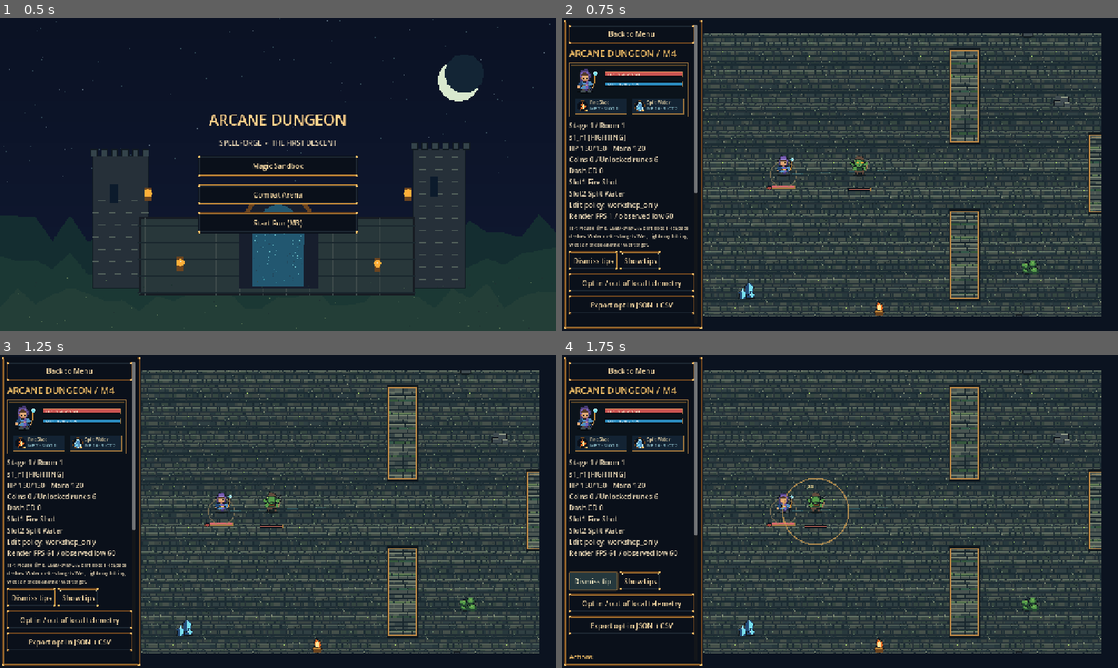
Above: before the commit, frames 1-4 (two rows, left to right).
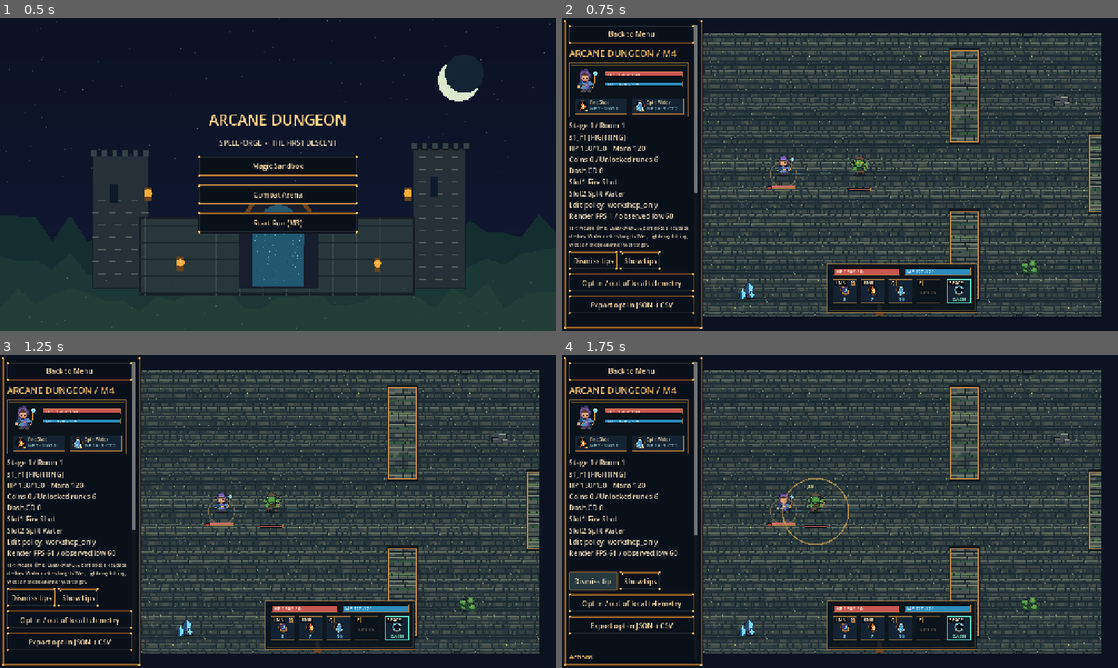
Above: after the commit, the same moments.

Repository: franklinjr12/ArcaneDungeon
Game: Godot game, scene res://scenes/main.tscn
The game is run twice, just before and just after one commit, with the same random seed, the same clock (stepped at 60 frames per second) and the same inputs.
Inputs:
- Up to frame 1 (0.5 s): no input
- Up to frame 2 (0.75 s): click "Start Run (M3)" at 0.5 s
- Up to frame 3 (1.25 s): no input
- Up to frame 4 (1.75 s): click "Dismiss tips" at 1.25 s

Frame 1 is identical in both runs. In frame 2, 3.5% of the frame differs, in the area x 47-75%, y 78-95%; in frame 3, 3.5%; in frame 4, 3.5%.

Commit message:
AD-014: 4-slot HUD bar (keycaps, lock, empty, cooldown sweep, mana cost, low-mana) + dash marker + HP/mana bars
Render-only; hosted in combat canvas for arena and run scenes. Pure slot_view/dash_view queries covered by combat_ui_smoke.

Co-Authored-By: Claude Sonnet 5.5 <noreply@anthropic.com>

Diff:
--- a/tests/combat_ui_smoke.gd
+++ b/tests/combat_ui_smoke.gd
@@ -28,9 +28,22 @@
 	verify(arena.canvas != null,"arena canvas and camera created")
 	verify(arena.session.alive_enemies() == 1,"single pursuer scenario ready")
 	verify(arena.hud.text.contains("HP") and arena.hud.text.contains("SLOT 1"),"HP mana cooldown and slots visible")
+	_check_slot_hud(arena.canvas.slot_hud,"arena")
 	arena._click(Vector2(385,450),MOUSE_BUTTON_LEFT)
 	arena._physics_process(1.0/60.0)
 	verify(arena.session.player.casts == 1,"left click executes compiled spell")
+	var hud = arena.canvas.slot_hud
+	var bolt: Dictionary = hud.slot_view(0)
+	verify(bolt["cooldown_left"] > 0 and bolt["state"] == "cooldown" and bolt["cooldown_fraction"] > 0.0,
+		"slot 1 cooldown sweep after cast")
+	arena.session.sim.mana = 0.0
+	verify(hud.slot_view(1)["state"] == "no_mana" and not hud.slot_view(1)["affordable"],"not enough mana state on slot 2")
+	verify(hud.slot_view(3)["state"] == "empty" and hud.slot_view(3)["affordable"],"empty slot ignores mana")
+	arena.session.player.dash_cooldown = 10
+	verify(not hud.dash_view()["ready"] and hud.dash_view()["cooldown_fraction"] > 0.0,"dash marker shows cooldown")
+	arena.canvas.queue_redraw()
+	hud.queue_redraw()
+	await process_frame
 	arena._command("debug")
 	verify(arena.canvas.show_debug,"debug overlays toggle")
 	arena._command("flash")
@@ -56,4 +69,27 @@
 	arena._command("retry")
 	verify(arena.session.state == "playing" and arena.session.sim.clock.tick == 0,"retry recreates clean arena")
 	verify(arena.session.sim.queue.active_effect_count() == 0,"retry removes active spells")
+	_check_slot_hud(arena.canvas.slot_hud,"arena after retry")
+	arena.queue_free()
+	await process_frame
+	var run = load("res://scenes/run.tscn").instantiate()
+	root.add_child(run)
+	current_scene = run
+	await process_frame
+	verify(run.arena_canvas != null and run.arena_canvas.slot_hud != null,"run scene canvas hosts slot HUD")
+	if run.arena_canvas != null and run.arena_canvas.slot_hud != null:
+		_check_slot_hud(run.arena_canvas.slot_hud,"run")
 	quit(1 if failed > 0 else 0)
+
+func _check_slot_hud(hud, where: String) -> void:
+	verify(hud.canvas != null and hud.slot_count() == 4,where+": 4 slot widgets")
+	var labels: Array = []
+	for i in hud.slot_count():
+		labels.append(hud.slot_view(i)["key_label"])
+	verify(labels == ["LMB","RMB","Q","E"],where+": keycap labels LMB RMB Q E")
+	verify(hud.slot_view(0)["locked"] and not hud.slot_view(0)["empty"] and hud.slot_view(0)["mana_cost"] > 0,
+		where+": slot 1 locked basic bolt with mana cost")
+	verify(not hud.slot_view(1)["locked"] and hud.slot_view(1)["mana_cost"] > 0,where+": slot 2 unlocked with mana cost")
+	verify(hud.slot_view(3)["empty"] and hud.slot_view(3)["state"] == "empty",where+": slot 4 visibly empty")
+	verify(hud.slot_view(4).is_empty(),where+": no widget beyond slot 4")
+	verify(hud.dash_view().has("ready") and hud.dash_view()["ready"],where+": dash marker ready")
--- a/ui/combat_canvas.gd
+++ b/ui/combat_canvas.gd
@@ -2,6 +2,7 @@
 ## Render-only reference-guided sprites. M2 and M3 collision/state remain authoritative.
 signal world_click(at: Vector2, button: int)
 const Art = preload("res://ui/pixel_art_renderer.gd")
+const SlotHUD = preload("res://ui/pixel_hud.gd")
 var session
 var hover := Vector2(440,440)
 var show_debug := false
@@ -9,8 +10,13 @@
 var environment_id := 0
 var last_player_at := Vector2.ZERO
 var last_enemy_at: Dictionary = {}
+var slot_hud
 
 func _ready() -> void:
+	slot_hud = SlotHUD.new()
+	slot_hud.name = "SlotHUD"
+	slot_hud.canvas = self
+	add_child(slot_hud)
 	mouse_filter = Control.MOUSE_FILTER_STOP
 	clip_contents = true
 	texture_filter = CanvasItem.TEXTURE_FILTER_NEAREST
@@ -38,6 +44,8 @@
 		accept_event()
 
 func _draw() -> void:
+	if slot_hud != null:
+		slot_hud.queue_redraw()
 	var arena := Rect2(Vector2.ZERO,Vector2(1320,900))
 	var offset := Vector2.ZERO
 	var tick := 0
--- a/ui/pixel_hud.gd
+++ b/ui/pixel_hud.gd
@@ -1,15 +1,80 @@
 extends Control
-## Reference-inspired HUD portrait, HP/mana bars and 2 legal spell slots.
+## Reference-inspired HUD. Sidebar mode (canvas == null): portrait, HP/mana bars and 2 slots from the run formulas.
+## In-canvas mode (canvas set, AD-014): HP/mana bars, 4 loadout slots with keycaps and a dash marker, render-only.
 const Art = preload("res://ui/pixel_art_renderer.gd")
 const MAGE = preload("res://assets/pixel/mage_sheet.png")
+const KEY_LABELS := ["LMB","RMB","Q","E"] # mirrors the cast_slot_1..4 input map (ui/input_actions.gd)
+const DASH_KEY := "SPACE" # mirrors the dash input action
+const TICKS_PER_SECOND := 60.0
+const SLOT_SIZE := 54.0
+const SLOT_GAP := 10.0
+const PANEL_PAD := 14.0
+const DASH_GAP := 16.0
+const PANEL_HEIGHT := 112.0
 var flow
+var session
+var canvas
 
 func _ready() -> void:
-	custom_minimum_size = Vector2(277,124)
+	if canvas != null:
+		set_anchors_and_offsets_preset(Control.PRESET_FULL_RECT)
+	else:
+		custom_minimum_size = Vector2(277,124)
 	mouse_filter = Control.MOUSE_FILTER_IGNORE
 	texture_filter = CanvasItem.TEXTURE_FILTER_NEAREST
 
+func _session():
+	if canvas != null:
+		return canvas.session
+	if session != null:
+		return session
+	if flow != null:
+		return flow.session
+	return null
+
+func slot_count() -> int:
+	var live = _session()
+	return live.sim.loadout.SLOT_COUNT if live != null else 4
+
+func slot_view(i: int) -> Dictionary:
+	var live = _session()
+	if live == null or i < 0 or i >= slot_count():
+		return {}
+	var loadout = live.sim.loadout
+	var preview: Dictionary = loadout.preview(i)
+	var empty: bool = preview.is_empty()
+	var formula: Dictionary = loadout.slots[i]["formula"]
+	var cost: int = 0 if empty else int(preview["mana"])
+	var cooldown_left: int = 0 if empty else int(loadout.slots[i]["cooldown"])
+	var cooldown_max: int = 0 if empty else int(preview["cooldown"])
+	var affordable: bool = empty or live.sim.mana >= float(cost)
+	var state := "ready"
+	if empty:
+		state = "empty"
+	elif cooldown_left > 0:
+		state = "cooldown"
+	elif not affordable:
+		state = "no_mana"
+	return {"key_label":KEY_LABELS[i] if i < KEY_LABELS.size() else "","locked":loadout.is_locked(i),"empty":empty,
+		"name":"" if empty else str(formula.get("display_name","")),
+		"element":"" if empty else str(formula.get("root",{}).get("essence_id","")).trim_prefix("essence."),
+		"mana_cost":cost,"cooldown_left":cooldown_left,
+		"cooldown_fraction":clampf(float(cooldown_left)/float(cooldown_max),0.0,1.0) if cooldown_max > 0 else 0.0,
+		"affordable":affordable,"state":state}
+
+func dash_view() -> Dictionary:
+	var live = _session()
+	if live == null:
+		return {"ready":true,"cooldown_left":0,"cooldown_fraction":0.0}
+	var left: int = int(live.player.dash_cooldown)
+	var maximum: int = int(live.player.tuning["dash_cooldown_ticks"])
+	return {"ready":left == 0,"cooldown_left":left,
+		"cooldown_fraction":clampf(float(left)/float(maximum),0.0,1.0) if maximum > 0 else 0.0}
+
 func _draw() -> void:
+	if canvas != null:
+		_draw_combat_panel()
+		return
 	draw_rect(Rect2(0,0,275,123),Color("#0b131b"))
 	draw_rect(Rect2(0,0,275,123),Color("#b08042"),false,2)
 	draw_rect(Rect2(5,5,265,113),Color("#564226"),false,1)
@@ -48,3 +113,93 @@
 
 func _text(where: Vector2,content: String,color: Color,font_size: int) -> void:
 	draw_string(ThemeDB.fallback_font,where,content,HORIZONTAL_ALIGNMENT_LEFT,-1,font_size,color)
+
+func _draw_combat_panel() -> void:
+	var live = _session()
+	if live == null:
+		return
+	var slots_width: float = slot_count()*SLOT_SIZE+(slot_count()-1)*SLOT_GAP
+	var width: float = PANEL_PAD*2+slots_width+DASH_GAP+SLOT_SIZE
+	var origin := Vector2(floorf((size.x-width)/2.0),size.y-PANEL_HEIGHT-8.0)
+	draw_rect(Rect2(origin,Vector2(width,PANEL_HEIGHT)),Color("#0b131b",0.92))
+	draw_rect(Rect2(origin,Vector2(width,PANEL_HEIGHT)),Color("#b08042"),false,2)
+	draw_rect(Rect2(origin+Vector2(4,4),Vector2(width-8,PANEL_HEIGHT-8)),Color("#564226"),false,1)
+	var hp: float = live.sim.actor.health.current
+	var max_hp: float = live.sim.actor.health.maximum
+	var mana: float = live.sim.mana
+	var max_mana: float = float(live.sim.settings["combat"]["player_max_mana"])
+	var bar_width: float = (width-PANEL_PAD*2-10.0)/2.0
+	var bar_at := origin+Vector2(PANEL_PAD,10)
+	_bar(bar_at,bar_width,16,hp/maxf(1,max_hp),Color("#cb5552"),Color("#ee9862"))
+	_text(bar_at+Vector2(6,13),"HP %d/%d" % [ceili(hp),int(max_hp)],Color("#fff1d4"),11)
+	_bar(bar_at+Vector2(bar_width+10,0),bar_width,16,mana/maxf(1,max_mana),Color("#2b8cbf"),Color("#83d8ff"))
+	_text(bar_at+Vector2(bar_width+16,13),"MP %d/%d" % [int(mana),int(max_mana)],Color("#eff8ff"),11)
+	var row_y: float = origin.y+36.0
+	for i in slot_count():
+		_draw_slot(Vector2(origin.x+PANEL_PAD+i*(SLOT_SIZE+SLOT_GAP),row_y),slot_view(i))
+	_draw_dash(Vector2(origin.x+PANEL_PAD+slots_width+DASH_GAP,row_y),dash_view())
+
+func _draw_slot(at: Vector2, view: Dictionary) -> void:
+	var box := Rect2(at,Vector2(SLOT_SIZE,SLOT_SIZE))
+	var state: String = view["state"]
+	var border := Color("#97703b")
+	if state == "no_mana":
+		border = Color("#cb5552")
+	elif state == "empty":
+		border = Color("#564226")
+	draw_rect(box,Color("#0b131b") if state == "empty" else Color("#132333"),true)
+	if state == "empty":
+		_text(at+Vector2(8,34),"EMPTY",Color("#6b6250"),11)
+	else:
+		var element: String = view["element"]
+		var icon_at := at+Vector2(13,11)
+		if not Art.ICONS.has(element):
+			element = "rune"
+		Art.icon(self,element,icon_at,Vector2(28,28))
+		if state == "no_mana":
+			draw_rect(Rect2(icon_at,Vector2(28,28)),Color("#2a0d10",0.45),true)
+		if state == "cooldown":
+			_sweep(box.get_center(),SLOT_SIZE/2.0-1.0,float(view["cooldown_fraction"]))
+			_text(at+Vector2(11,32),"%.1f" % (float(view["cooldown_left"])/TICKS_PER_SECOND),Color("#fff1d4"),12)
+		_text(at+Vector2(SLOT_SIZE/2.0-5.0,SLOT_SIZE-4),str(view["mana_cost"]),
+			Color("#ff8f8f") if state == "no_mana" else Color("#83d8ff"),11)
+	draw_rect(box,border,false,2 if state == "no_mana" else 1)
+	_keycap(at+Vector2(2,2),str(view["key_label"]))
+	if view["locked"]:
+		_lock_mark(at+Vector2(SLOT_SIZE-14,3))
+
+func _draw_dash(at: Vector2, view: Dictionary) -> void:
+	var box := Rect2(at,Vector2(SLOT_SIZE,SLOT_SIZE))
+	var ready: bool = view["ready"]
+	draw_rect(box,Color("#132333"),true)
+	Art.icon(self,"dodge",at+Vector2(13,11),Vector2(28,28))
+	if not ready:
+		_sweep(box.get_center(),SLOT_SIZE/2.0-1.0,float(view["cooldown_fraction"]))
+	_text(at+Vector2(SLOT_SIZE/2.0-15.0,SLOT_SIZE-4),"DASH" if ready else "%.1f" % (float(view["cooldown_left"])/TICKS_PER_SECOND),
+		Color("#8fe3c1") if ready else Color("#fff1d4"),11)
+	draw_rect(box,Color("#5edfc3") if ready else Color("#97703b"),false,1)
+	_keycap(at+Vector2(2,2),DASH_KEY)
+
+func _sweep(center: Vector2, radius: float, fraction: float) -> void:
+	# Dark wedge covering the remaining fraction, starting at 12 o'clock and shrinking clockwise as the cooldown ends.
+	var steps: int = maxi(2,ceili(48.0*fraction))
+	var points := PackedVector2Array([center])
+	for k in steps+1:
+		var angle: float = -PI/2.0+TAU*(1.0-fraction)+TAU*fraction*float(k)/float(steps)
+		points.append(center+Vector2(cos(angle),sin(angle))*radius*1.45)
+	var clipped := Geometry2D.intersect_polygons(points,PackedVector2Array([
+		center+Vector2(-radius,-radius),center+Vector2(radius,-radius),center+Vector2(radius,radius),center+Vector2(-radius,radius)]))
+	for poly in clipped:
+		draw_colored_polygon(poly,Color("#05080c",0.68))
+
+func _keycap(at: Vector2, label: String) -> void:
+	var text_width: float = ThemeDB.fallback_font.get_string_size(label,HORIZONTAL_ALIGNMENT_LEFT,-1,10).x
+	var cap := Rect2(at,Vector2(text_width+6,13))
+	draw_rect(cap,Color("#05080c",0.9),true)
+	draw_rect(cap,Color("#826436"),false,1)
+	_text(at+Vector2(3,10.5),label,Color("#fff1d4"),10)
+
+func _lock_mark(at: Vector2) -> void:
+	draw_arc(at+Vector2(5,4),3.0,PI,TAU,10,Color("#e9d5a8"),1.5)
+	draw_rect(Rect2(at+Vector2(0,4),Vector2(10,7)),Color("#b08042"),true)
+	draw_rect(Rect2(at+Vector2(4,6),Vector2(2,3)),Color("#0b131b"),true)
